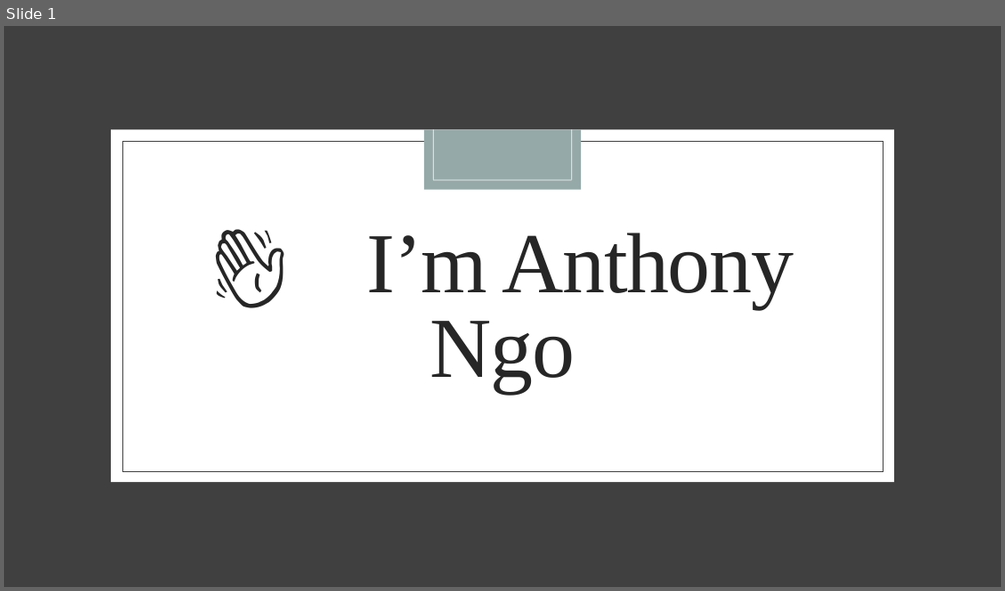
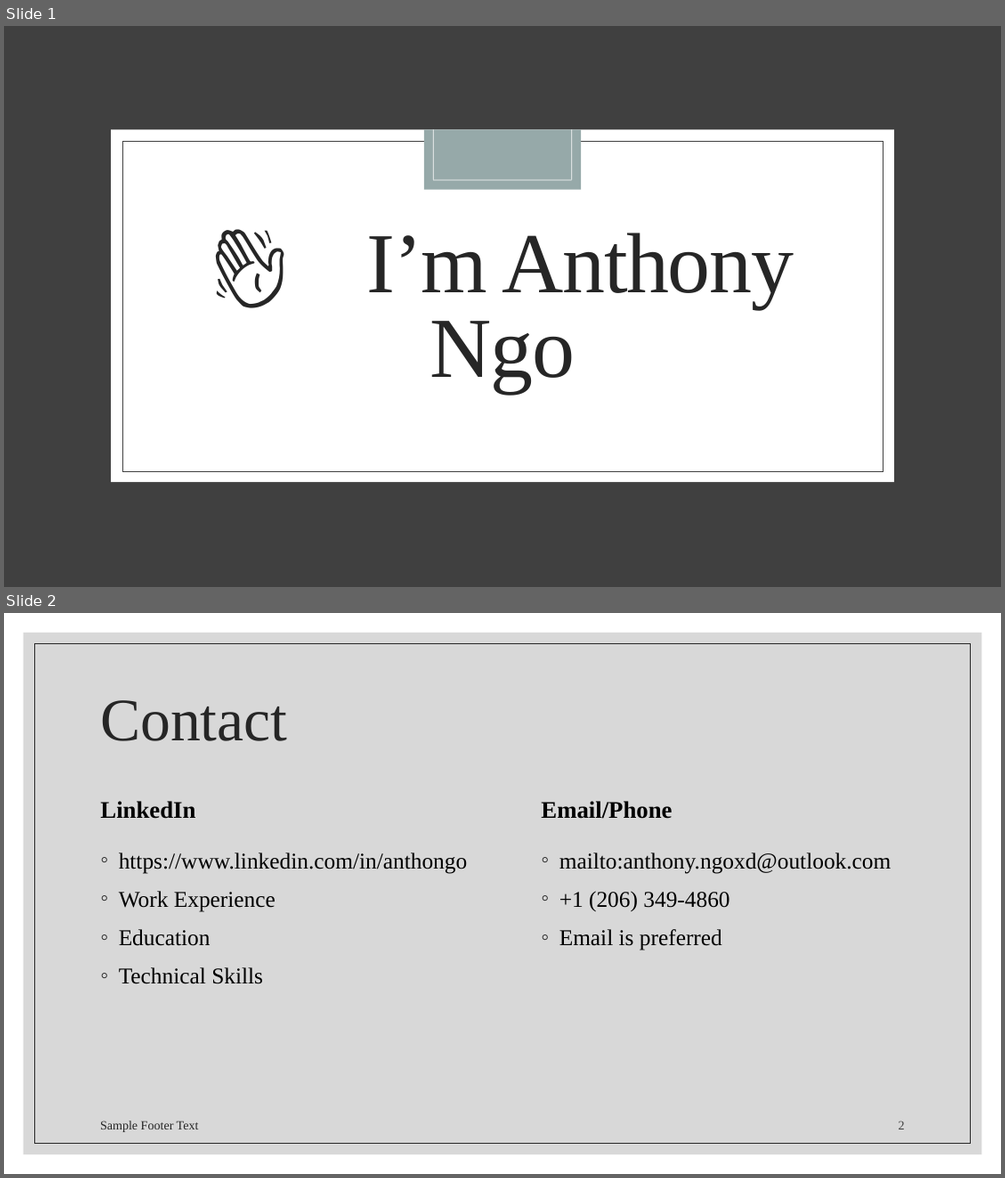
Before and after one commit to ngoantho/ngoantho.github.io, a slide deck: resume.odp. Shown one above the other, each under a label of ours: slide 1 before the commit, slides 1 and 2 after it. The pictures are 1005x591 and 1005x1178 pixels, drawn with LibreOffice and Linux fonts; fonts in the diff are those of the drawing. Boxes give left, top, right and bottom in pixels: in the first picture for what was removed or moved away, otherwise in the second. Text is boxed around its words. In the diff, an @@ line names an element or a change of style, - is before the commit and + after.

Commit message:
add contact slide

```diff
--- a/resume.odp
+++ b/resume.odp
@@ slide 2 added at bbox=[4, 613, 1001, 1174], background #FFFFFF @@
@@ rectangle added at bbox=[23, 632, 982, 1154], fill #BFBFBF at 60% opacity @@
@@ rectangle added at bbox=[35, 644, 971, 1143], outline #262626 0.51 pt @@
@@ title added at bbox=[100, 700, 287, 741], 48 pt, text #262626 @@
+Contact
@@ text added at bbox=[100, 801, 195, 819], 19 pt, text #000000, bold @@
+LinkedIn
@@ text added at bbox=[541, 801, 672, 819], 19 pt, text #000000, bold @@
+Email/Phone
@@ text added at bbox=[119, 852, 468, 984], 18 pt, text #000000 @@
+◦ https://www.linkedin.com/in/anthongo
+◦ Work Experience
+◦ Education
+◦ Technical Skills
@@ text added at bbox=[559, 852, 891, 950], 18 pt, text #000000 @@
+◦ mailto:anthony.ngoxd@outlook.com
+◦ +1 (206) 349-4860
+◦ Email is preferred
@@ text added at bbox=[100, 1120, 199, 1132], 10 pt, text #262626 @@
+Sample Footer Text
@@ page number added at bbox=[898, 1120, 905, 1129], 10 pt, text #404040 @@
+2
```
Also in this commit, not shown: 1 other file.
